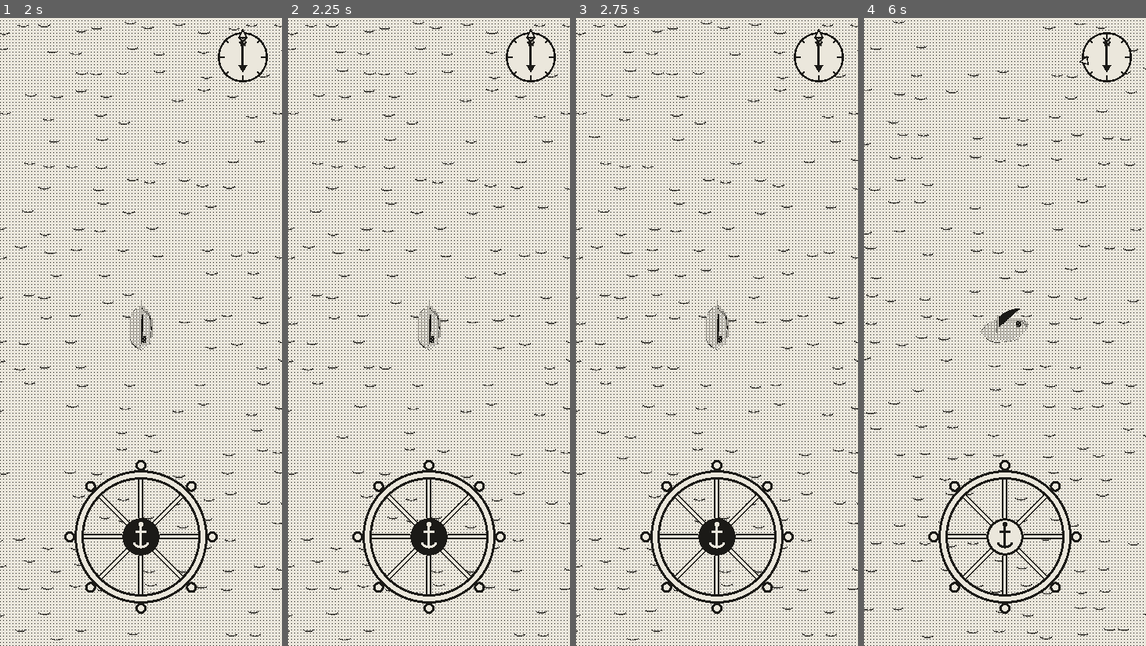
Above: before the commit, frames 1-4 (left to right).
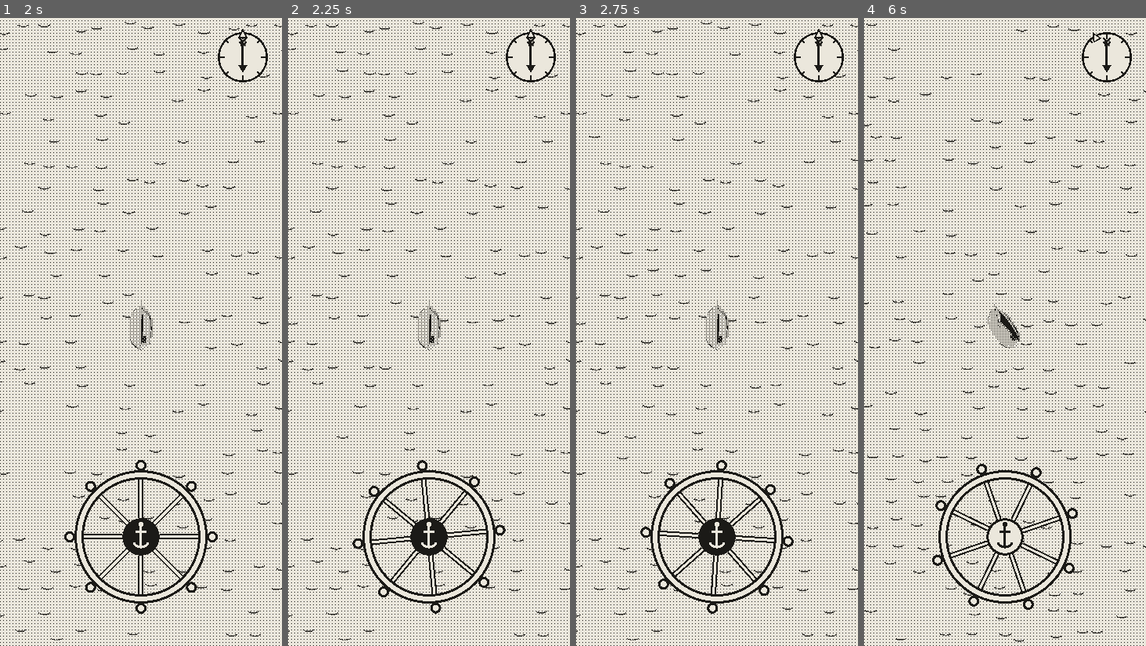
Above: after the commit, the same moments.

Repository: EnricoLabarile/Sail
Game: Godot game, scene res://Assets/Scenes/Overworld.tscn
Two runs of this game, one before a commit and one after it. Both use one fixed random seed, a clock stepped at 60 frames per second and the inputs below.
Inputs (mouse positions are in pixels of both pictures, inside the frame that each line leads up to):
- Up to frame 1 (2 s): tap Enter (ui_accept) at 0.5 s; drag from (141, 539) to (169, 193) at 0.52 s; drag from (84, 363) to (126, 457) at 1.27 s
- Up to frame 2 (2.25 s): move the mouse to (457, 193) at 2.02 s; hold Right (ui_right) from 2.03 s (still down)
- Up to frame 3 (2.75 s): keep holding Right (ui_right)
- Up to frame 4 (6 s): release Right (ui_right) at 2.75 s; drag from (990, 457) to (920, 237) at 2.77 s; move the mouse to (1089, 426) at 3.52 s; hold Left (ui_left) 3.53-4.25 s; tap Enter (ui_accept) at 3.77 s; drag from (920, 237) to (962, 175) at 4.27 s; move the mouse to (1019, 332) at 5.02 s; hold Left (ui_left) 5.03-5.75 s; click (1019, 332) at 5.17 s; drag from (962, 175) to (948, 363) at 5.77 s

Frame 1 is identical in both runs. In frame 2, 1.2% of the frame differs, in the area x 22-78%, y 70-95%; in frame 3, 1.3%; in frame 4, 3.8%, in the area x 0-100%, y 0-100%.

Commit message:
Wheel spins back to the middle when let go; arrow keys turn the wheel
Co-Authored-By: Claude Opus 5.5 <noreply@anthropic.com>
Claude-Session: https://claude.ai/code/session_0154zeqDuhZHz7ZXLE21BuMs

Diff:
--- a/Assets/Boat/boat.gd
+++ b/Assets/Boat/boat.gd
@@ -1,7 +1,7 @@
 extends Node3D
 ## The player's boat (like a Pawn in Unreal): she sails by the wind, turns with the rudder,
 ## stops at anchor. The wheel (ui/helm) finds her through the group "player_boat" and sets
-## her rudder; the arrow keys and Space work too. Her camera follows her without turning.
+## her rudder; Space works the anchor. Her camera follows her without turning.
 ## 1 unit = 10 px of the HTML prototype.
 
 @export var top_speed := 4.2        # units/s with the sail at its best (~42 px/s in the prototype)
@@ -42,10 +42,7 @@
 	return POLAR[-1][1]
 
 func _physics_process(dt: float) -> void:
-	# the keyboard: arrows steer, Space / Enter works the anchor
-	var keys := Input.get_axis("ui_left", "ui_right")
-	if keys != 0.0:
-		rudder = keys
+	# the keyboard: Space / Enter works the anchor (the arrows turn the wheel, in ui/helm)
 	if Input.is_action_just_pressed("ui_accept"):
 		toggle_anchor()
 
--- a/Assets/UI/helm.gd
+++ b/Assets/UI/helm.gd
@@ -1,6 +1,7 @@
 extends Control
 ## The ship's wheel (like a UMG widget that drives the pawn): drag round the rim to steer,
-## half a turn either way = full rudder; hold the hub to drop or weigh the anchor.
+## half a turn either way = full rudder, and let go it spins back to the middle; hold the hub to drop
+## or weigh the anchor. The arrow keys turn it too.
 ## It finds the boat through the group "player_boat".
 
 const PAPER := Color("ebe7dc")
@@ -8,6 +9,9 @@
 
 @export var hub_hold := 0.33     # s to hold the hub for the anchor
 @export var lock_turn := PI      # how far the wheel turns for full rudder (PI = half a turn)
+@export var return_rate := 3.5   # let go, the wheel spins back to the middle: this share of its angle a second…
+@export var return_min := 0.8    # …but at least this many rad/s, so it gets all the way back (as in the HTML prototype)
+@export var key_rate := PI * 1.1 # rad/s the arrow keys turn it
 
 var wheel_angle := 0.0
 var drag_index := -1             # the finger turning the wheel
@@ -64,12 +68,17 @@
 			hub_index = -1
 			hub_t = 0.0
 		queue_redraw()
-	if b and drag_index == -1:
-		# follow the boat's rudder (the keyboard may have moved it)
-		var want: float = b.rudder * lock_turn
-		if absf(want - wheel_angle) > 0.001:
-			wheel_angle = want
+	if drag_index == -1:
+		var keys := Input.get_axis("ui_left", "ui_right")
+		if keys != 0.0:                                   # the arrow keys turn it
+			wheel_angle = clampf(wheel_angle + keys * key_rate * dt, -lock_turn, lock_turn)
 			queue_redraw()
+		elif wheel_angle != 0.0:                          # let go: it spins back to the middle
+			var step := maxf(absf(wheel_angle) * return_rate, return_min) * dt
+			wheel_angle = 0.0 if absf(wheel_angle) <= step else wheel_angle - signf(wheel_angle) * step
+			queue_redraw()
+		if b:
+			b.set_rudder(wheel_angle / lock_turn)
 	if b and b.anchored != shown_anchor:
 		shown_anchor = b.anchored
 		queue_redraw()
